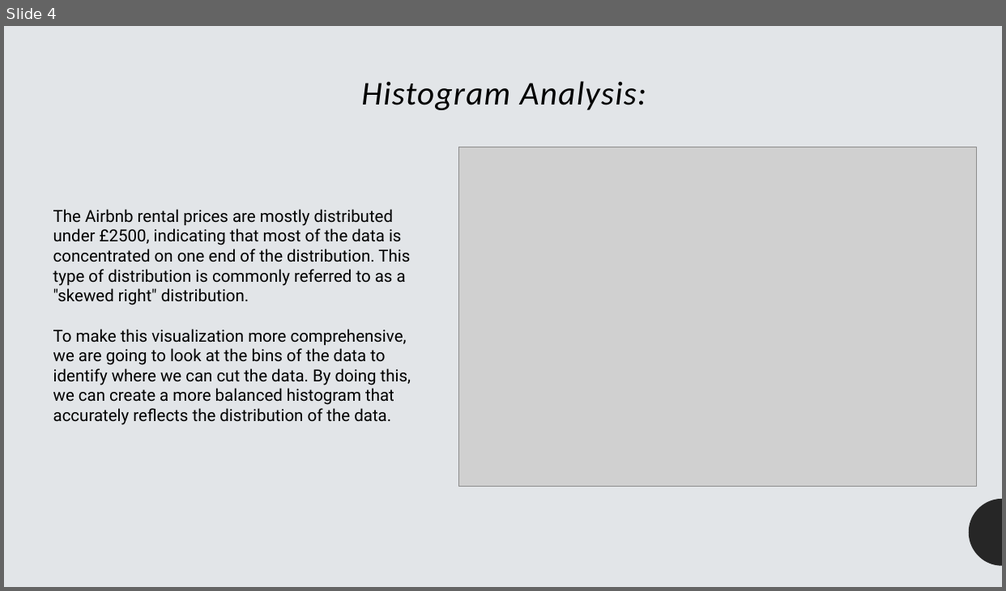
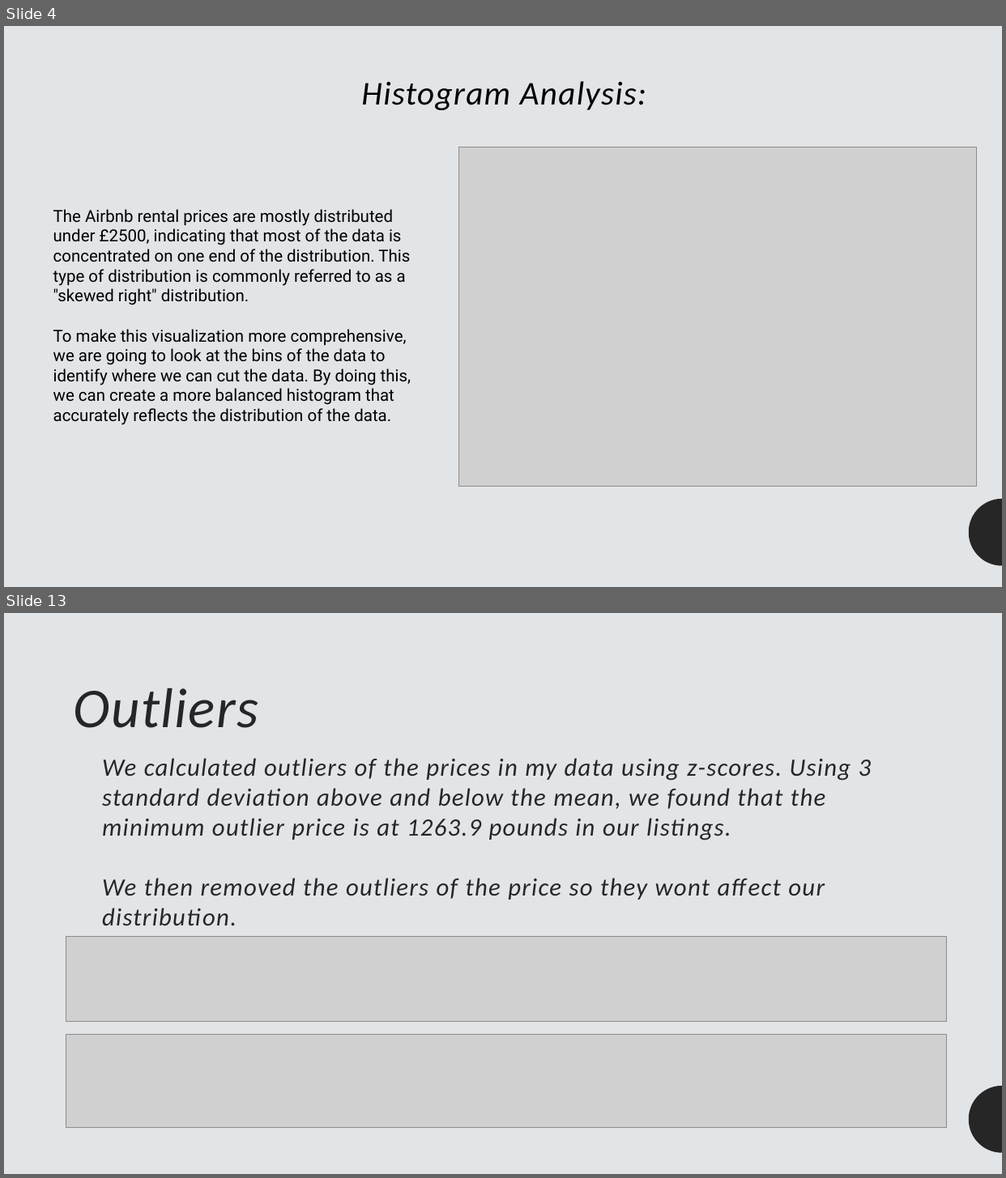
Before and after one commit to akhatamibellevue/DSC530_final_project, a slide deck: Airbnb prices analysis powerpoint.pptx. Shown one above the other, each under a label of ours: slide 4 before the commit, slides 4 and 13 after it; the slides between them are not shown. The pictures are 1006x591 and 1006x1178 pixels, drawn with LibreOffice and Linux fonts; fonts in the diff are those of the drawing; grey boxes stand for pictures. Boxes give left, top, right and bottom in pixels: in the first picture for what was removed or moved away, otherwise in the second. Text is boxed around its words. In the diff, an @@ line names an element or a change of style, - is before the commit and + after.

```diff
--- a/Airbnb prices analysis powerpoint.pptx
+++ b/Airbnb prices analysis powerpoint.pptx
@@ slide 13 added at [4, 613, 1002, 1174], background #E2E5E8; not listed: 1 template element that a slide beside it also shows @@
@@ title added at [74, 688, 258, 728], 54 pt, text #262626, italic @@
+Outliers
@@ text added at [102, 758, 872, 926], 24 pt, text #262626, italic @@
+We calculated outliers of the prices in my data using z-scores. Using 3 standard deviation above and below the mean, we found that the minimum outlier price is at 1263.9 pounds in our listings.
+We then removed the outliers of the price so they wont affect our distribution.
@@ picture added at [66, 936, 947, 1021] @@
@@ picture added at [66, 1035, 947, 1128] @@
```
Also in this commit, not shown: 3 slides changed, 12 other slides added, 1 other file.
